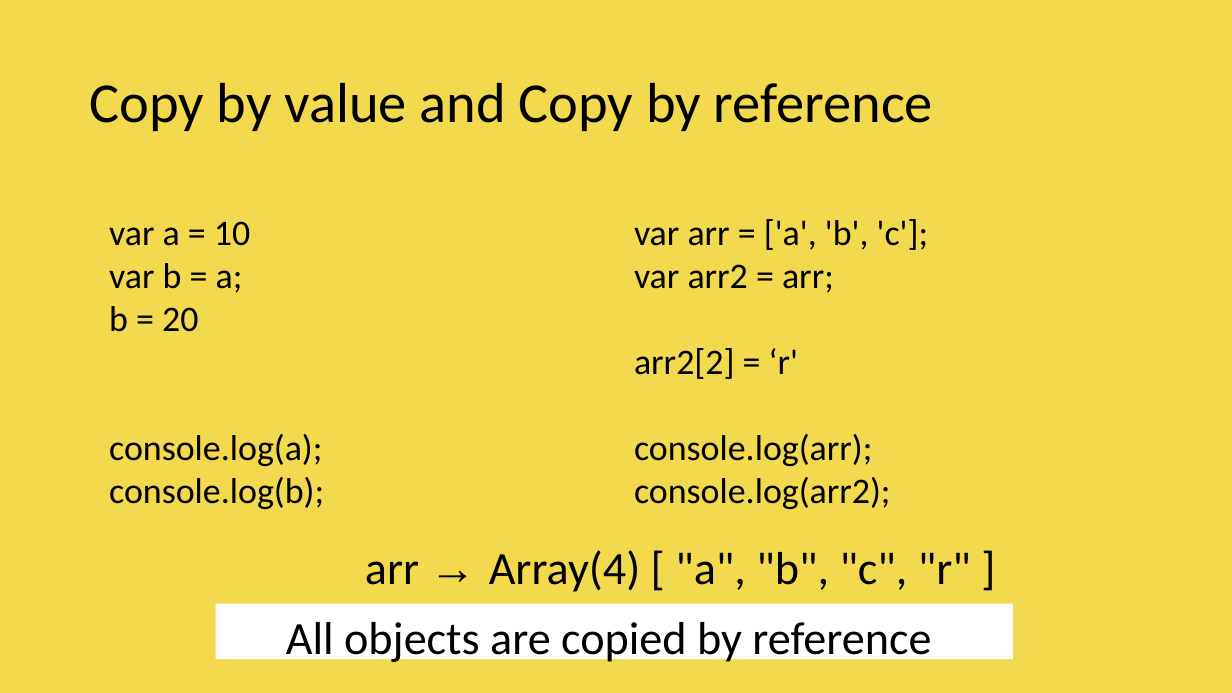
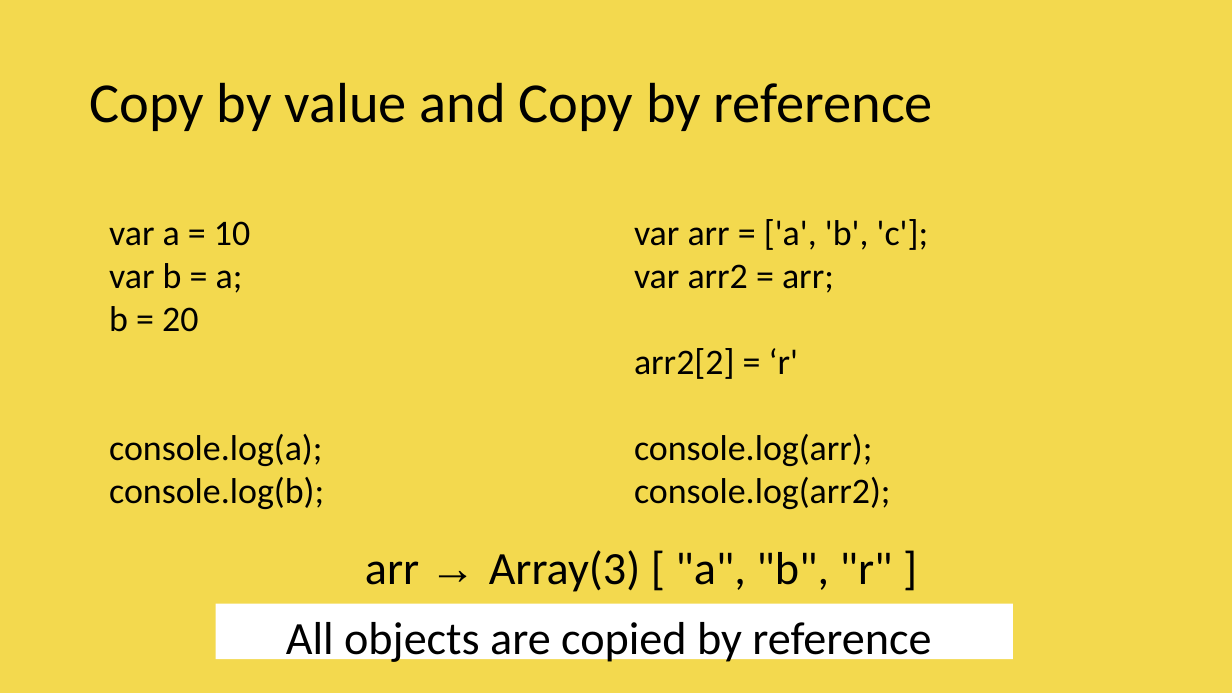
Before and after one commit to vishwanantha/javascript-101, a slide deck: slide 7 of ppt/001 - DataTypes.pptx. Drawn at 1232x693 pixels with LibreOffice and Linux fonts; fonts in the diff are those of the drawing; background and template pictures are left out. Boxes give left, top, right and bottom in pixels: in the first picture for what was removed or moved away, otherwise in the second. Text is boxed around its words. In the diff, an @@ line names an element or a change of style, - is before the commit and + after.

Commit message:
Err

```diff
--- a/ppt/001 - DataTypes.pptx
+++ b/ppt/001 - DataTypes.pptx
@@ text at box(365, 550, 893, 592): text changed @@
-arr → Array(4) [ "a", "b", "c", "r" ]
+arr → Array(3) [ "a", "b", "r" ]
```
Also in this commit, not shown: 2 slides added.
